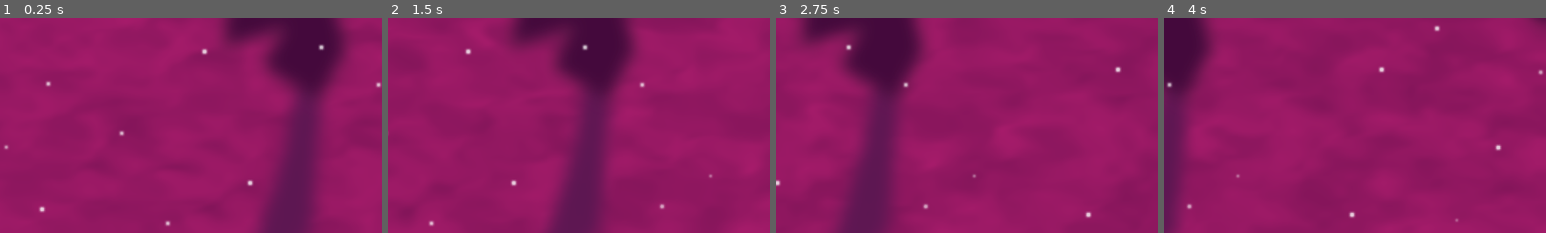
Above: before the commit, frames 1-4 (left to right).
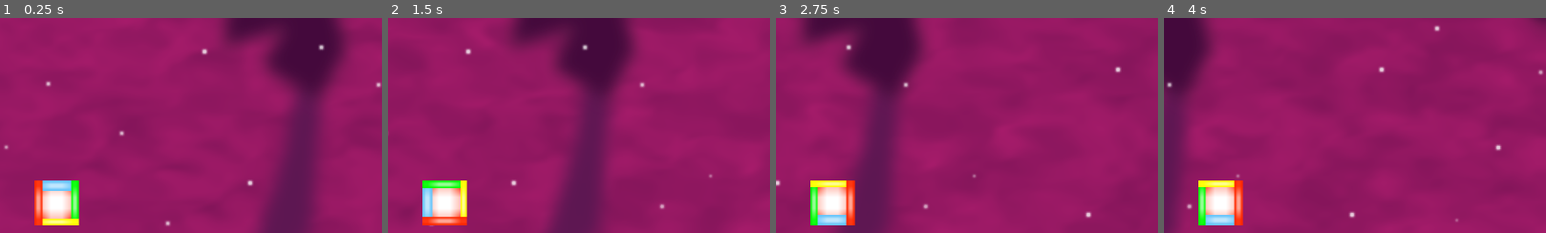
Above: after the commit, the same moments.

Repository: Sky84/hardrunnercolor
Game: Godot game, scene res://game.tscn
The game is run twice, just before and just after one commit, with the same random seed, the same clock (stepped at 60 frames per second) and the same inputs.
Inputs (mouse positions are % of the whole screen's width and height, from its top left):
- Up to frame 1 (0.25 s): no input
- Up to frame 2 (1.5 s): move the mouse to (72, 45) at 0.52 s; click (72, 45) at 0.67 s; move the mouse to (30, 55) at 1.27 s; click (30, 55) at 1.42 s
- Up to frame 3 (2.75 s): move the mouse to (60, 28) at 2.02 s; click (60, 28) at 2.17 s
- Up to frame 4 (4 s): move the mouse to (45, 70) at 2.77 s; click (45, 70) at 2.92 s; move the mouse to (80, 65) at 3.52 s; click (80, 65) at 3.67 s
The pictures show only the part of the screen within x 0-50%, y 19-69%; the shares and areas given below are measured in that part.

The runs differ from the first frame. In frame 1, 2.5% of the frame differs, in the area x 9-21%, y 75-97%; in frame 2, 2.5%; in frame 3, 2.5%; in frame 4, 2.5%.

Commit message:
feat: player rotation

Diff:
--- a/Obstacle.tscn
+++ b/Obstacle.tscn
@@ -9,7 +9,6 @@
 [node name="Obstacle" type="AnimatableBody2D" node_paths=PackedStringArray("sprite_obstacle")]
 script = ExtResource("1_gipju")
 sprite_obstacle = NodePath("Sprite2D")
-obstacle_type = "Spike"
 
 [node name="Sprite2D" type="Sprite2D" parent="."]
 position = Vector2(0, -16)
--- /dev/null
+++ b/Player.tscn.tscn
@@ -0,0 +1,123 @@
+[gd_scene load_steps=13 format=3 uid="uid://cdm51b5aut1my"]
+
+[ext_resource type="Script" path="res://player.gd" id="1_di760"]
+
+[sub_resource type="Gradient" id="Gradient_sjbpt"]
+offsets = PackedFloat32Array(0, 0.720238, 0.803571)
+colors = PackedColorArray(1, 1, 1, 1, 1, 1, 1, 1, 1, 0.160784, 0, 1)
+
+[sub_resource type="GradientTexture2D" id="GradientTexture2D_tmweg"]
+gradient = SubResource("Gradient_sjbpt")
+width = 4
+height = 4
+fill = 1
+fill_from = Vector2(0.5, 0.5)
+fill_to = Vector2(0, 0)
+
+[sub_resource type="Gradient" id="Gradient_66kqx"]
+offsets = PackedFloat32Array(0, 0, 0.803571)
+colors = PackedColorArray(1, 1, 1, 1, 1, 1, 1, 1, 0.388235, 0.768627, 0.984314, 1)
+
+[sub_resource type="GradientTexture2D" id="GradientTexture2D_xgqhn"]
+gradient = SubResource("Gradient_66kqx")
+width = 4
+height = 4
+fill = 1
+fill_from = Vector2(0.5, 0.5)
+fill_to = Vector2(0, 0)
+
+[sub_resource type="Gradient" id="Gradient_f531k"]
+offsets = PackedFloat32Array(0, 0, 0.803571)
+colors = PackedColorArray(1, 1, 1, 1, 1, 1, 1, 1, 0, 1, 0, 1)
+
+[sub_resource type="GradientTexture2D" id="GradientTexture2D_pbuon"]
+gradient = SubResource("Gradient_f531k")
+width = 4
+height = 4
+fill = 1
+fill_from = Vector2(0.5, 0.5)
+fill_to = Vector2(0, 0)
+
+[sub_resource type="Gradient" id="Gradient_3ra3u"]
+offsets = PackedFloat32Array(0, 0, 0.785714)
+colors = PackedColorArray(1, 1, 1, 1, 1, 1, 1, 1, 1, 1, 0, 1)
+
+[sub_resource type="GradientTexture2D" id="GradientTexture2D_k3pm0"]
+gradient = SubResource("Gradient_3ra3u")
+width = 4
+height = 4
+fill = 1
+fill_from = Vector2(0.5, 0.5)
+fill_to = Vector2(0, 0)
+
+[sub_resource type="Gradient" id="Gradient_6rsjk"]
+offsets = PackedFloat32Array(0, 0, 0.803571)
+colors = PackedColorArray(1, 1, 1, 1, 1, 1, 1, 1, 1, 0.160784, 0, 1)
+
+[sub_resource type="GradientTexture2D" id="GradientTexture2D_ol1o6"]
+gradient = SubResource("Gradient_6rsjk")
+width = 4
+height = 4
+fill = 1
+fill_from = Vector2(0.5, 0.5)
+fill_to = Vector2(0, 0)
+
+[sub_resource type="RectangleShape2D" id="RectangleShape2D_25m41"]
+size = Vector2(112, 112)
+
+[node name="Player" type="CharacterBody2D"]
+floor_stop_on_slope = false
+floor_constant_speed = true
+script = ExtResource("1_di760")
+
+[node name="Sprites" type="Node2D" parent="."]
+position = Vector2(-56, -56)
+
+[node name="Sprite2D" type="Sprite2D" parent="Sprites"]
+scale = Vector2(28, 28)
+texture = SubResource("GradientTexture2D_tmweg")
+centered = false
+
+[node name="SpriteBlue" type="Sprite2D" parent="Sprites"]
+scale = Vector2(28, 6.5)
+texture = SubResource("GradientTexture2D_xgqhn")
+centered = false
+
+[node name="SpriteGreen" type="Sprite2D" parent="Sprites"]
+position = Vector2(93, 0)
+scale = Vector2(4.75, 28)
+texture = SubResource("GradientTexture2D_pbuon")
+centered = false
+
+[node name="SpriteYellow" type="Sprite2D" parent="Sprites"]
+position = Vector2(0, 96)
+scale = Vector2(28, 4.00001)
+texture = SubResource("GradientTexture2D_k3pm0")
+centered = false
+
+[node name="SpriteRed" type="Sprite2D" parent="Sprites"]
+scale = Vector2(5.25, 28)
+texture = SubResource("GradientTexture2D_ol1o6")
+centered = false
+
+[node name="Raycasts" type="Node2D" parent="."]
+position = Vector2(-56, -56)
+
+[node name="YellowRayCast2D" type="RayCast2D" parent="Raycasts"]
+position = Vector2(56, 115)
+target_position = Vector2(0, 30)
+
+[node name="RedRayCast2D2" type="RayCast2D" parent="Raycasts"]
+position = Vector2(0, 59)
+target_position = Vector2(-30, 0)
+
+[node name="BlueRayCast2D3" type="RayCast2D" parent="Raycasts"]
+position = Vector2(56, 0)
+target_position = Vector2(0, -30)
+
+[node name="GreenRayCast2D4" type="RayCast2D" parent="Raycasts"]
+position = Vector2(112, 59)
+target_position = Vector2(30, 0)
+
+[node name="CollisionShape2D" type="CollisionShape2D" parent="."]
+shape = SubResource("RectangleShape2D_25m41")
--- a/game.tscn
+++ b/game.tscn
@@ -9,6 +9,7 @@
 [ext_resource type="Script" path="res://PlatformSpawner.gd" id="6_vnohe"]
 [ext_resource type="PackedScene" uid="uid://cwomi1d1tdxqo" path="res://platform.tscn" id="7_r4dv3"]
 [ext_resource type="PackedScene" uid="uid://n1mb8ltok4i6" path="res://Obstacle.tscn" id="8_yycuc"]
+[ext_resource type="PackedScene" uid="uid://cdm51b5aut1my" path="res://Player.tscn.tscn" id="10_27v1q"]
 
 [sub_resource type="Gradient" id="Gradient_y1ho5"]
 offsets = PackedFloat32Array(1)
@@ -105,3 +106,6 @@
 [node name="Platform4" parent="PlatformSpawner/Platforms" instance=ExtResource("7_r4dv3")]
 position = Vector2(1887, 0)
 platform_type = "Green"
+
+[node name="Player" parent="." instance=ExtResource("10_27v1q")]
+position = Vector2(142, 666)
--- /dev/null
+++ b/player.gd
@@ -0,0 +1,31 @@
+extends Node2D
+
+@onready var yellow_ray_cast_2d: RayCast2D = $Raycasts/YellowRayCast2D
+@onready var blue_ray_cast_2d: RayCast2D = $Raycasts/BlueRayCast2D3
+@onready var green_ray_cast_2d: RayCast2D = $Raycasts/GreenRayCast2D4
+@onready var red_ray_cast_2d: RayCast2D = $Raycasts/RedRayCast2D2
+
+
+#declaring dictionary that mapping the roation and raycasts
+var _ray_casts = {
+	0: yellow_ray_cast_2d,
+	90: blue_ray_cast_2d,
+	180: green_ray_cast_2d,
+	270: red_ray_cast_2d
+}
+
+var _current_color: Color;
+
+# Called when the node enters the scene tree for the first time.
+func _ready() -> void:
+	pass
+
+
+# Called every frame. 'delta' is the elapsed time since the previous frame.
+func _process(delta: float) -> void:
+	pass
+
+# when player press the screen or the mouse button, rotate the player at 90 degrees relative to the current roation
+func _input(event: InputEvent) -> void:
+	if event is InputEventScreenTouch or event is InputEventMouseButton:
+		rotation_degrees = fmod(rotation_degrees + 90, 360);
Not shown: 1 places in game.tscn that only renumber resources
